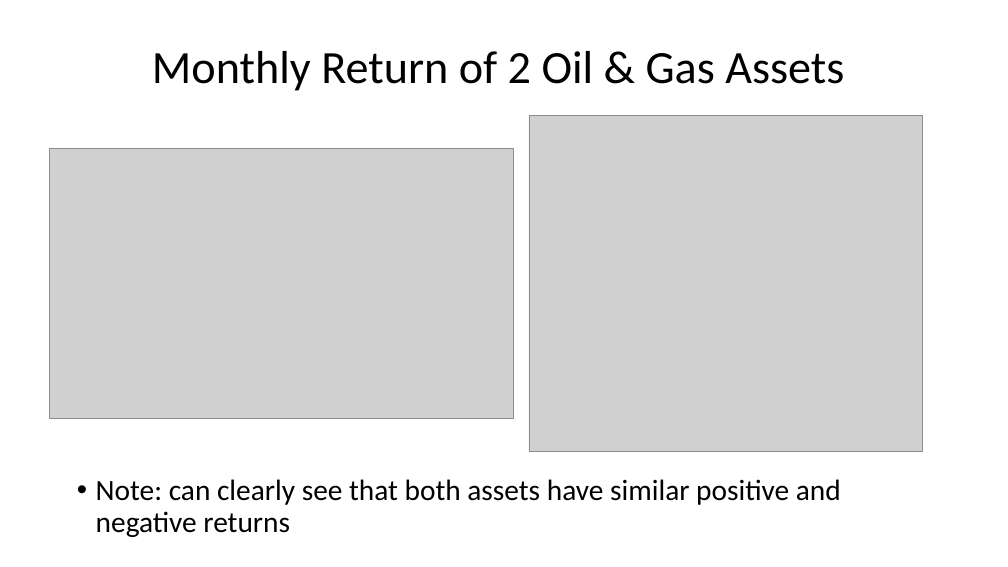
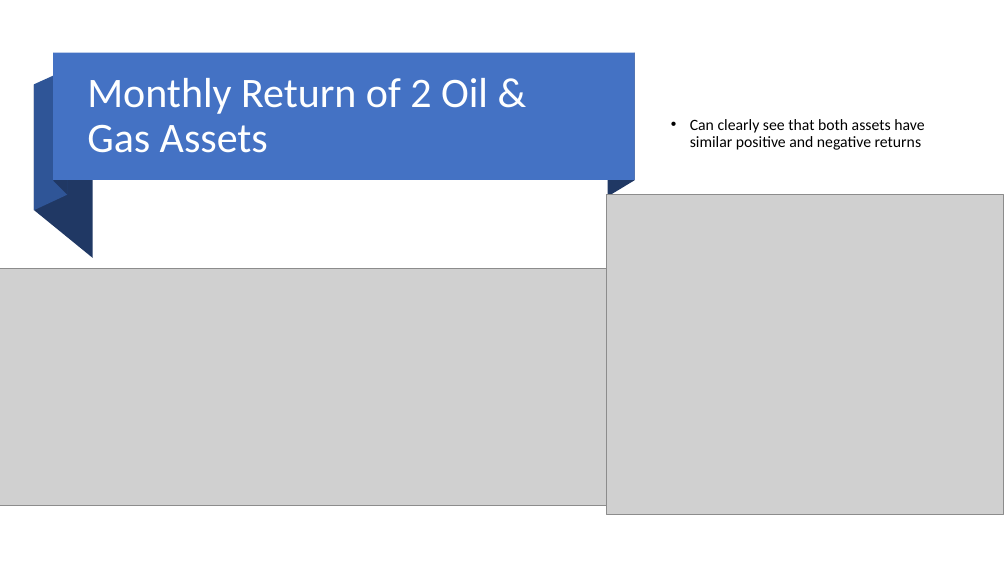
Before and after one commit to claybeaver/Group9_Project1, a slide deck: slide 6 of Final_Presentation.pptx. Drawn at 1008x567 pixels with LibreOffice and Linux fonts; fonts in the diff are those of the drawing; grey boxes stand for pictures. Boxes give left, top, right and bottom in pixels: in the first picture for what was removed or moved away, otherwise in the second. Text is boxed around its words. In the diff, an @@ line names an element or a change of style, - is before the commit and + after.

Commit message:
Started merging Tunde Narrative (9/15) with PPT & Implement Design theme. New Charts in Images & .IPYNB File

```diff
--- a/Final_Presentation.pptx
+++ b/Final_Presentation.pptx
@@ rectangle added at (53,53,634,181), fill #4472C4 @@
@@ freeform shape added at (54,53,67,194), fill #203864 @@
@@ freeform shape added at (608,53,635,197), fill #203864 @@
@@ freeform shape added at (34,85,93,258), fill #203864 @@
@@ freeform shape added at (34,70,67,211), fill #2F5597 @@
@@ title "Monthly Return of 2 Oil ...": place and size @@
-title "Monthly Return of 2 Oil ..." at (152,51,844,91)
+title "Monthly Return of 2 Oil ..." at (87,78,488,153)
@@ title "Monthly Return of 2 Oil ..." at (87,78,488,153): size 44 to 40 pt, text colour #000000 to #FEFFFF; alignment centre to left @@
@@ text at (690,119,924,150): text changed; size 28 to 15 pt @@
-• Note: can clearly see that both assets have similar positive and negative returns
+• Can clearly see that both assets have similar positive and negative returns
@@ picture: place and size @@
-picture at (529,116,923,451)
+picture at (607,194,1004,515)
@@ picture: place and size @@
-picture at (50,148,513,419)
+picture at (0,268,607,505)
```
Also in this commit, not shown: 7 other slides changed, 1 slide added, 1 slide removed, 28 other files.
